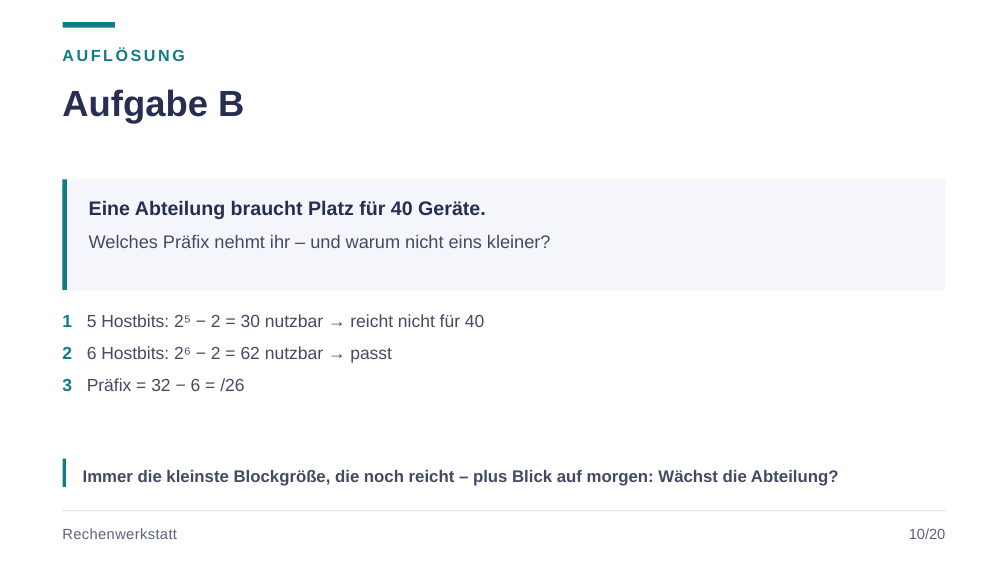
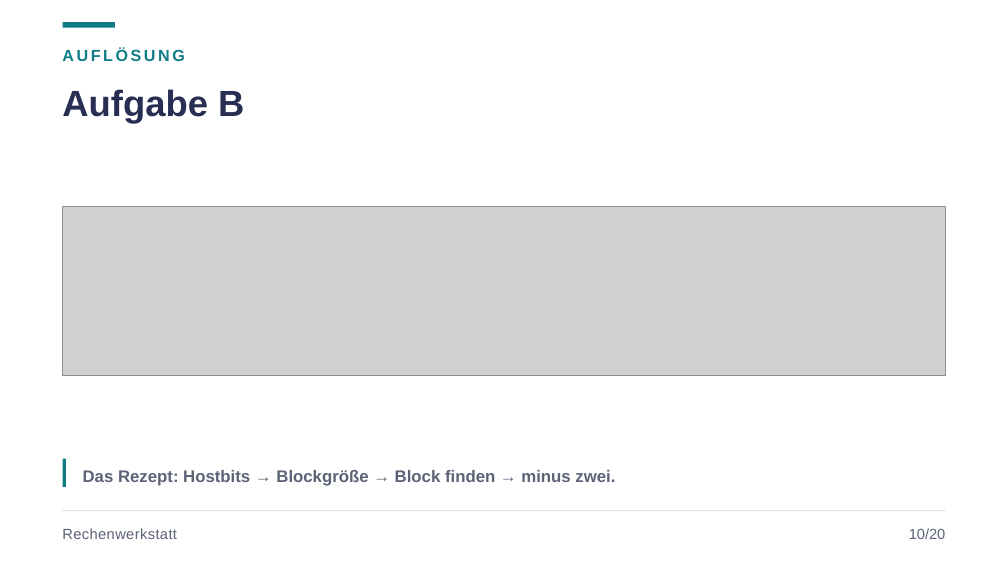
Before and after one commit to JacobMenge/kurs-unterlagen, a slide deck: slide 13 of folien/dist/02-adressierung-subnetting.pptx. Drawn at 1008x567 pixels with LibreOffice and Linux fonts; fonts in the diff are those of the drawing; grey boxes stand for pictures. Boxes give left, top, right and bottom in pixels: in the first picture for what was removed or moved away, otherwise in the second. Text is boxed around its words. In the diff, an @@ line names an element or a change of style, - is before the commit and + after.

```diff
--- a/folien/dist/02-adressierung-subnetting.pptx
+++ b/folien/dist/02-adressierung-subnetting.pptx
@@ rectangle removed at [62, 179, 946, 290] @@
@@ rectangle removed at [62, 179, 67, 290] @@
@@ picture added at [62, 207, 946, 376] @@
@@ text removed at [89, 200, 486, 219] @@
-Eine Abteilung braucht Platz für 40 Geräte.
@@ text removed at [89, 235, 551, 248] @@
-Welches Präfix nehmt ihr – und warum nicht eins kleiner?
@@ text removed at [62, 314, 484, 391] @@
-1 5 Hostbits: 2⁵ − 2 = 30 nutzbar → reicht nicht für 40
-2 6 Hostbits: 2⁶ − 2 = 62 nutzbar → passt
-3 Präfix = 32 − 6 = /26
@@ text at [83, 470, 615, 486]: text changed; text colour #434A63 to #5C6377 @@
-Immer die kleinste Blockgröße, die noch reicht – plus Blick auf morgen: Wächst die Abteilung?
+Das Rezept: Hostbits → Blockgröße → Block finden → minus zwei.
```
Also in this commit, not shown: 5 other slides changed, 10 other files.
